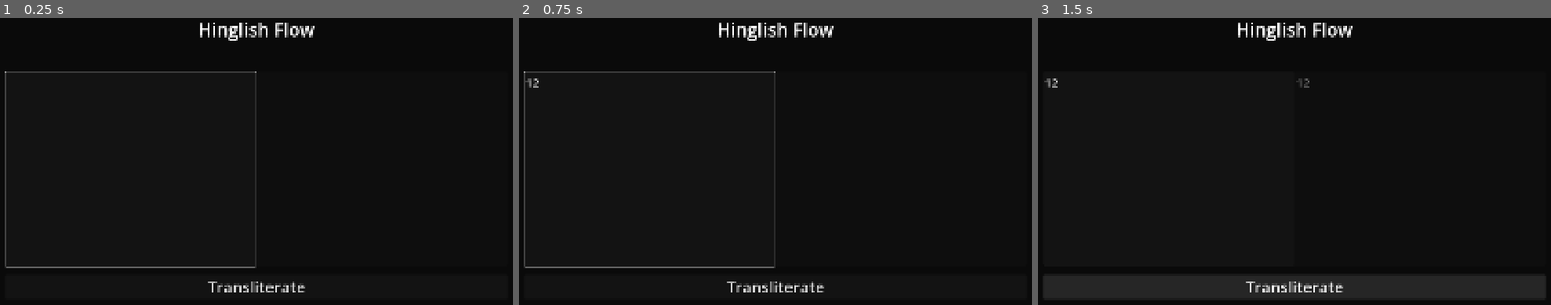
Above: before the commit, frames 1-3 (left to right).
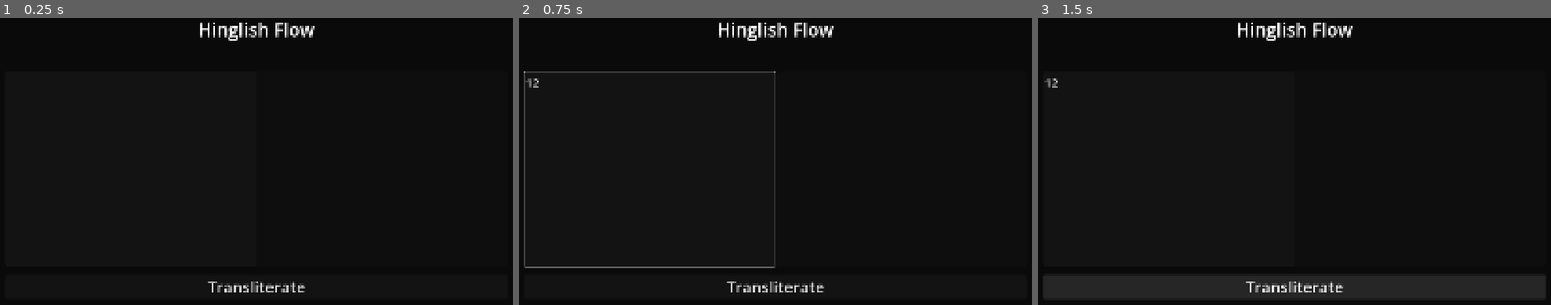
Above: after the commit, the same moments.

Repository: arpvastava/hinglish-flow
Game: Godot game, scene res://main/main.tscn
Same seed, same stepped clock (60 frames per second), same inputs: the game is played once before the commit and once after it.
Inputs (mouse positions are in pixels of both pictures, inside the frame that each line leads up to):
- Up to frame 1 (0.25 s): no input
- Up to frame 2 (0.75 s): click (647, 170) at 0.52 s; type "12" at 0.6 s
- Up to frame 3 (1.5 s): click "Transliterate" at 1.25 s

The runs differ from the first frame. In frame 1, 0.9% of the frame differs, in the area x 0-50%, y 18-88%; in frame 2, nothing differs; in frame 3, less than 0.1%.
Error after the commit: Parse Error: Identifier "ENV" not declared in the current scope. (res://main/transliterate/transliterate_llm.gd:15)

Commit message:
Add transliteration using Gemini API

Diff:
--- a/main/main.gd
+++ b/main/main.gd
@@ -1,13 +1,19 @@
 extends Node
 class_name Main
 
+@export_group("UI")
 @export var input_te: TextEdit
 @export var preview_te: TextEdit
 @export var transliterate_btn: Button
 
+@export_group("Functionality")
+@export var transliterate_llm: TransliterateLLM
+
 
 func _ready() -> void:
 	transliterate_btn.pressed.connect(_transliterate)
+	transliterate_llm.transliteration_received.connect(_on_transliteration_received)
+
 	input_te.grab_focus()
 
 
@@ -17,4 +23,8 @@
 
 
 func _transliterate() -> void:
-	preview_te.text = input_te.text
+	transliterate_llm.ask_gemini(input_te.text)
+
+
+func _on_transliteration_received(text: String) -> void:
+	preview_te.text = text
--- a/main/main.tscn
+++ b/main/main.tscn
@@ -1,14 +1,18 @@
 [gd_scene format=3 uid="uid://depqkrnttgwqh"]
 
 [ext_resource type="Script" uid="uid://2uxf71knheco" path="res://main/main.gd" id="1_53q0u"]
+[ext_resource type="PackedScene" uid="uid://d2a10rmvg453n" path="res://main/transliterate/transliterate_llm.tscn" id="2_pjrb6"]
 
 [sub_resource type="StyleBoxEmpty" id="StyleBoxEmpty_4hihk"]
 
-[node name="Main" type="Node" unique_id=416299869 node_paths=PackedStringArray("input_te", "preview_te", "transliterate_btn")]
+[node name="Main" type="Node" unique_id=416299869 node_paths=PackedStringArray("input_te", "preview_te", "transliterate_btn", "transliterate_llm")]
 script = ExtResource("1_53q0u")
 input_te = NodePath("UI/Action Area/VBox/HBox/Input")
 preview_te = NodePath("UI/Action Area/VBox/HBox/Preview")
 transliterate_btn = NodePath("UI/Action Area/VBox/Transliterate")
+transliterate_llm = NodePath("Transliterate LLM")
+
+[node name="Transliterate LLM" parent="." unique_id=518322247 instance=ExtResource("2_pjrb6")]
 
 [node name="UI" type="Control" parent="." unique_id=930384338]
 layout_mode = 3
--- /dev/null
+++ b/main/transliterate/transliterate_llm.gd
@@ -0,0 +1,55 @@
+extends Node
+class_name TransliterateLLM
+
+signal transliteration_received
+
+@export_multiline var system_prompt: String
+@export var http_request: HTTPRequest
+
+
+func _ready() -> void:
+	http_request.request_completed.connect(_on_request_completed)
+
+
+func ask_gemini(text: String) -> void:
+	var url = "https://generativelanguage.googleapis.com/v1beta/models/gemini-2.5-flash-lite:generateContent?key=%s" % ENV.GEMINI_API
+
+	var data = {
+		"system_instruction": {
+			"parts": [
+				{
+					"text": system_prompt
+				}
+			]
+		},
+		"contents": [
+			{
+				"parts": [
+					{
+						"text": text
+					}
+				]
+			}
+		]
+	}
+
+	var error = http_request.request(
+		url,
+		[
+			"Content-Type: application/json"
+		],
+		HTTPClient.METHOD_POST,
+		JSON.stringify(data)
+	)
+
+	if error != OK:
+		print("An error occured in HTTP request")
+
+
+func _on_request_completed(result: int, response_code: int, _headers: PackedStringArray, body: PackedByteArray) -> void:
+	if result != 0 or response_code != 200:
+		print("Something went wrong")
+
+	var data: Dictionary = JSON.parse_string(body.get_string_from_utf8())
+	var text: String = data.candidates[0].content.parts[0].text
+	transliteration_received.emit(text)
--- /dev/null
+++ b/main/transliterate/transliterate_llm.tscn
@@ -0,0 +1,10 @@
+[gd_scene format=3 uid="uid://d2a10rmvg453n"]
+
+[ext_resource type="Script" uid="uid://d3f7pccalcj0l" path="res://main/transliterate/transliterate_llm.gd" id="1_ah1ts"]
+
+[node name="Transliterate LLM" type="Node" unique_id=518322247 node_paths=PackedStringArray("http_request")]
+script = ExtResource("1_ah1ts")
+system_prompt = "A text will be given which would contain a mix of English and Hindi words. Transliterate any Hindi words into Devanagari script, while keep English words as it is (in Latin script)."
+http_request = NodePath("HTTPRequest")
+
+[node name="HTTPRequest" type="HTTPRequest" parent="." unique_id=484657264]
Not shown, added: main/transliterate/transliterate_llm.gd.uid
Not shown, changed: .gitignore
